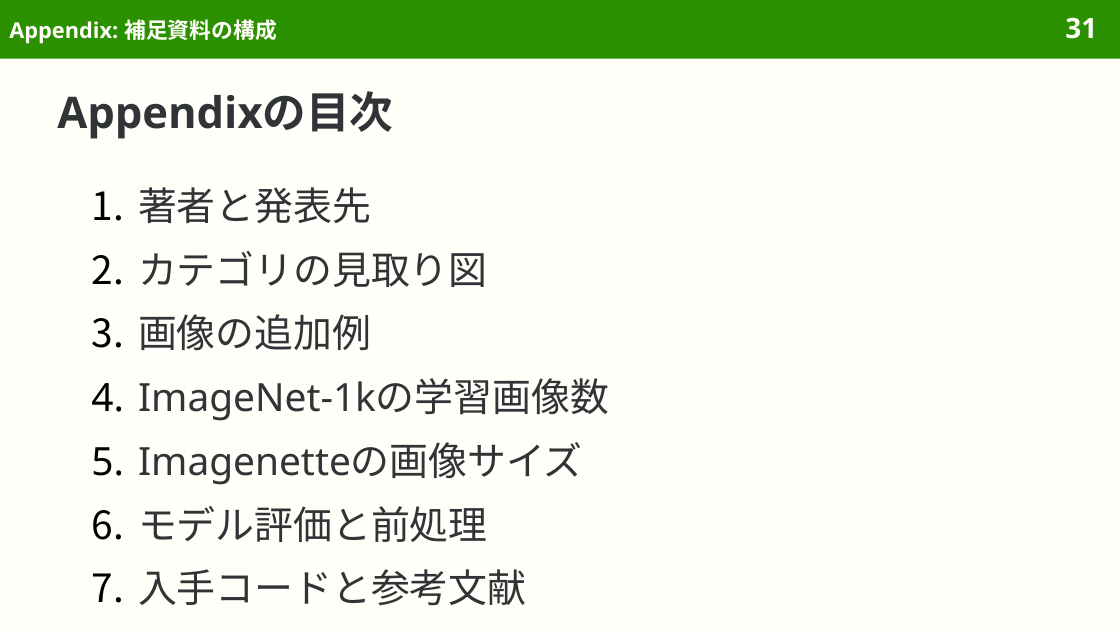
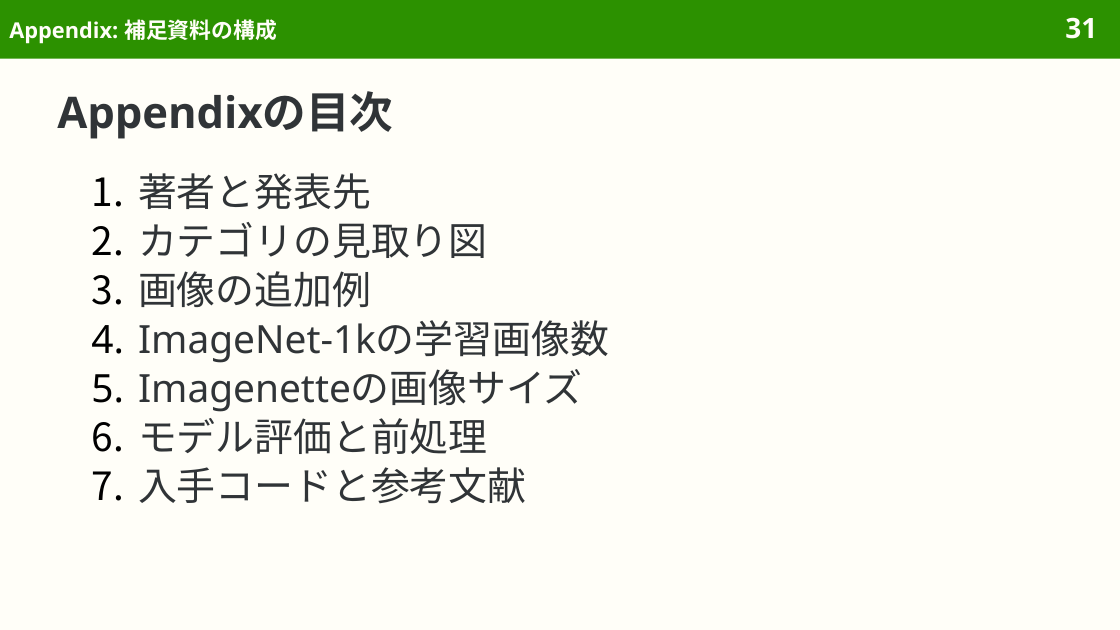
Before and after one commit to sasakiy84/datasets-in-10-minutes, a slide deck: slide 31 of slides/datasets-in-10-minutes-imagenet.pptx. Drawn at 1120x630 pixels with LibreOffice and Linux fonts; fonts in the diff are those of the drawing. Boxes give left, top, right and bottom in pixels: in the first picture for what was removed or moved away, otherwise in the second. Text is boxed around its words. In the diff, an @@ line names an element or a change of style, - is before the commit and + after.

Commit message:
Refine slide bullets, further reading, and SQuAD layout

```diff
--- a/slides/datasets-in-10-minutes-imagenet.pptx
+++ b/slides/datasets-in-10-minutes-imagenet.pptx
@@ text "著者と発表先": place and size @@
-text "著者と発表先" at box(138, 187, 609, 606)
+text "著者と発表先" at box(138, 173, 609, 504)
@@ text "著者と発表先" at box(138, 173, 609, 504): line spacing 1.1 to 1.05; less space between paragraphs @@
```
Also in this commit, not shown: 32 other slides changed, 1 slide added, 1 slide removed, 10 other files.
